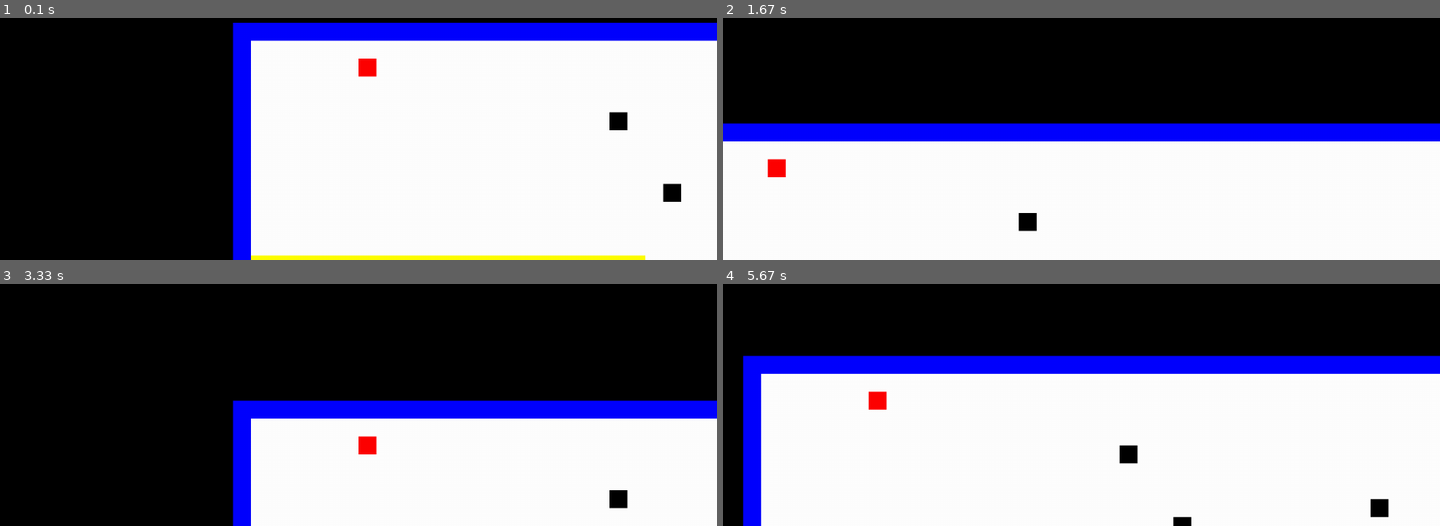
Above: before the commit, frames 1-4 (two rows, left to right).
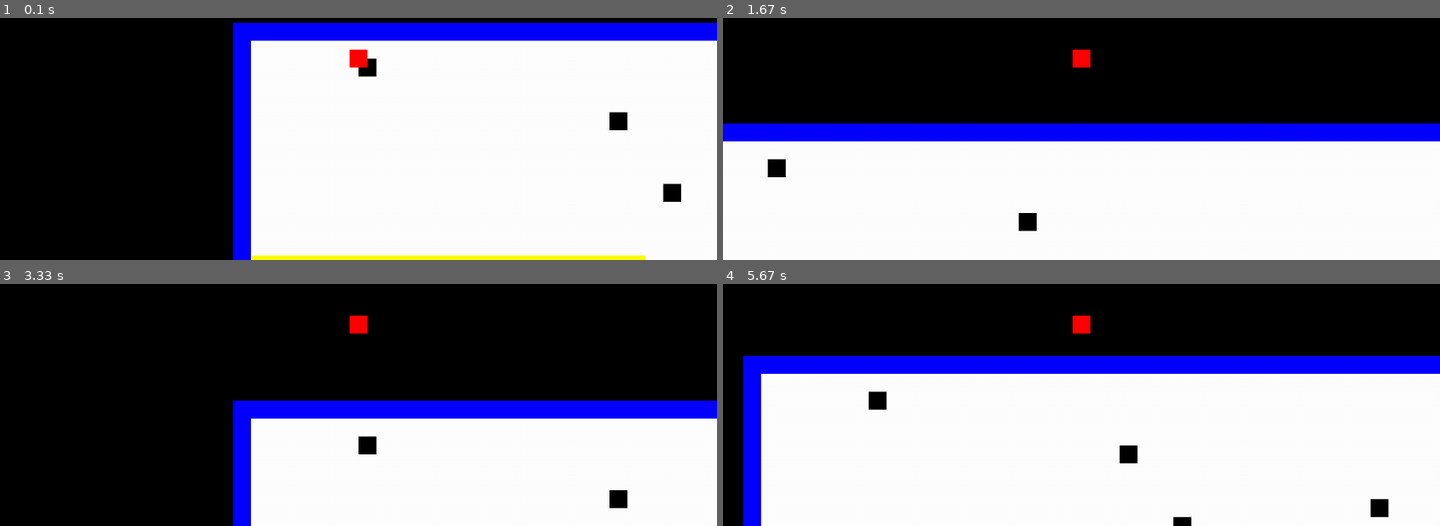
Above: after the commit, the same moments.

Repository: benedekhalaj/pygame-roguelike
Game: pygame game, started from play.py
Same seed, same stepped clock (60 frames per second), same inputs: the game is played once before the commit and once after it.
Inputs:
- Up to frame 1 (0.1 s): no input
- Up to frame 2 (1.67 s): hold Right 0.33-0.8 s; hold Up 0.83-1.13 s; hold Right 1.17-1.63 s
- Up to frame 3 (3.33 s): hold Left 1.67-2.2 s; hold Down 2.23-2.53 s; hold Left 2.57-2.97 s; hold Up from 3 s (still down)
- Up to frame 4 (5.67 s): release Up at 3.37 s; hold Right 3.4-4.03 s; hold Down 4.07-4.43 s; hold Left 4.47-4.93 s; hold Right 4.97-5.43 s; hold Up from 5.47 s (still down)

The runs differ from the first frame. In frame 1, 0.3% of the frame differs, in the area x 48-53%, y 12-25%; in frame 2, 0.4%; in frame 3, 0.4%; in frame 4, 0.4%, in the area x 20-52%, y 12-52%.

Commit message:
Player: Add player movement

Diff:
--- a/controller/player_controller.py
+++ b/controller/player_controller.py
@@ -4,6 +4,7 @@
 
 
 def control_player(asterix):
+    screen_size = (view.WINDOW_WIDTH, view.WINDOW_HEIGHT)
     for item in asterix:
         if item.type == 'player':
             player_character = item
@@ -18,3 +19,4 @@
         player_character.move_up(asterix)
     if keys[pygame.K_DOWN]:
         player_character.move_down(asterix)
+    player_character.set_center(screen_size)
--- a/model/util.py
+++ b/model/util.py
@@ -31,6 +31,14 @@
         for item in asterix:
             item.rect.y -= self.velocity
 
+    def set_center(self, screen_size):
+        screen_width = screen_size[0]
+        screen_height = screen_size[1]
+        x = screen_width / 2 - self.rect.width / 2
+        y = screen_height / 2 - self.rect.height / 2
+        self.rect.x = x
+        self.rect.y = y
+
 
 
 
